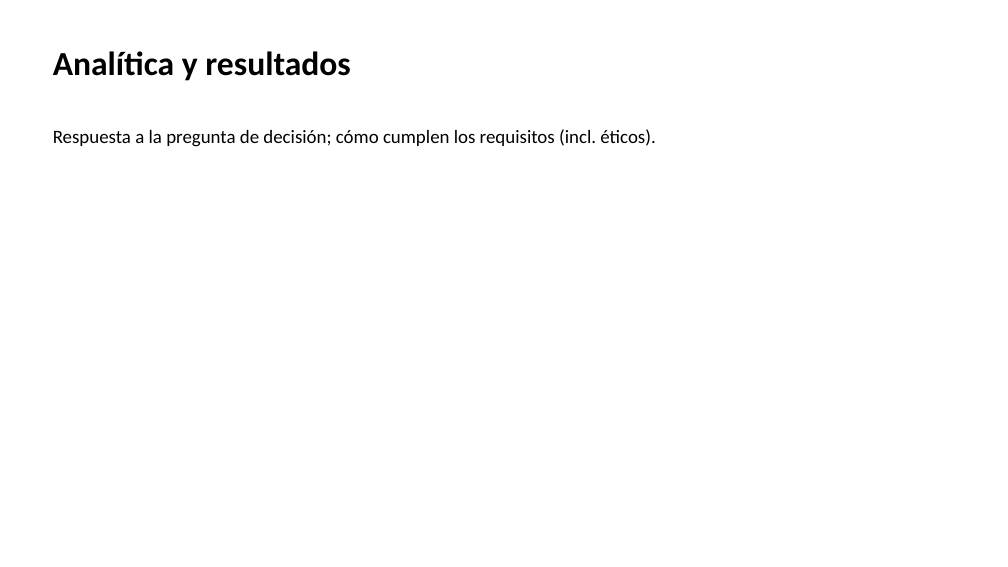
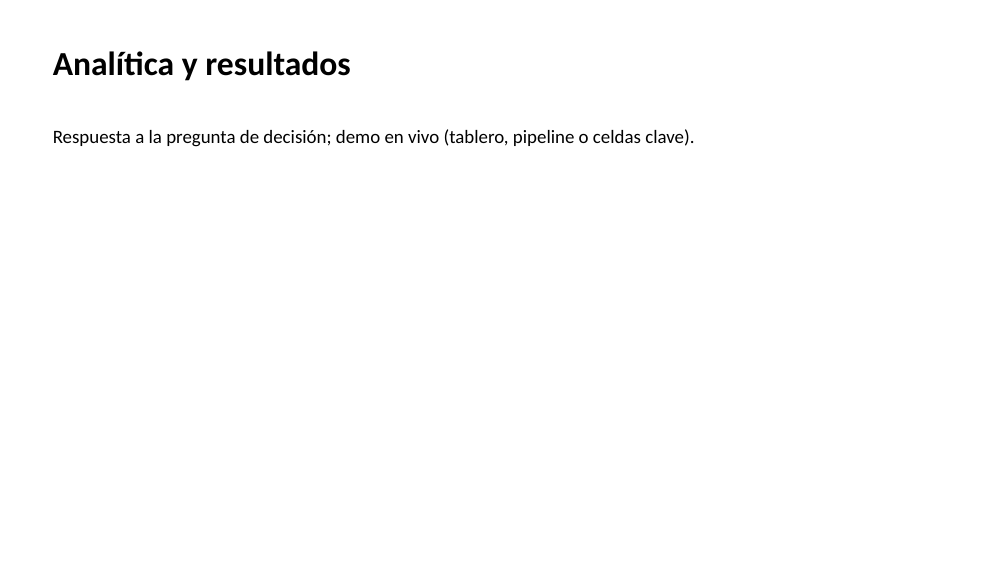
Before and after one commit to cabrerac/cabrerac.github.io, a slide deck: slide 5 of assets/documents/26-udenar-big-data/project-presentation-template.pptx. Drawn at 1008x567 pixels with LibreOffice and Linux fonts; fonts in the diff are those of the drawing. Boxes give left, top, right and bottom in pixels: in the first picture for what was removed or moved away, otherwise in the second. Text is boxed around its words. In the diff, an @@ line names an element or a change of style, - is before the commit and + after.

Commit message:
updating slides and material for l5 and l6

```diff
--- a/assets/documents/26-udenar-big-data/project-presentation-template.pptx
+++ b/assets/documents/26-udenar-big-data/project-presentation-template.pptx
@@ text at <box>53,129,694,147</box>: text changed @@
-Respuesta a la pregunta de decisión; cómo cumplen los requisitos (incl. éticos).
+Respuesta a la pregunta de decisión; demo en vivo (tablero, pipeline o celdas clave).
```
Also in this commit, not shown: 13 other files.
